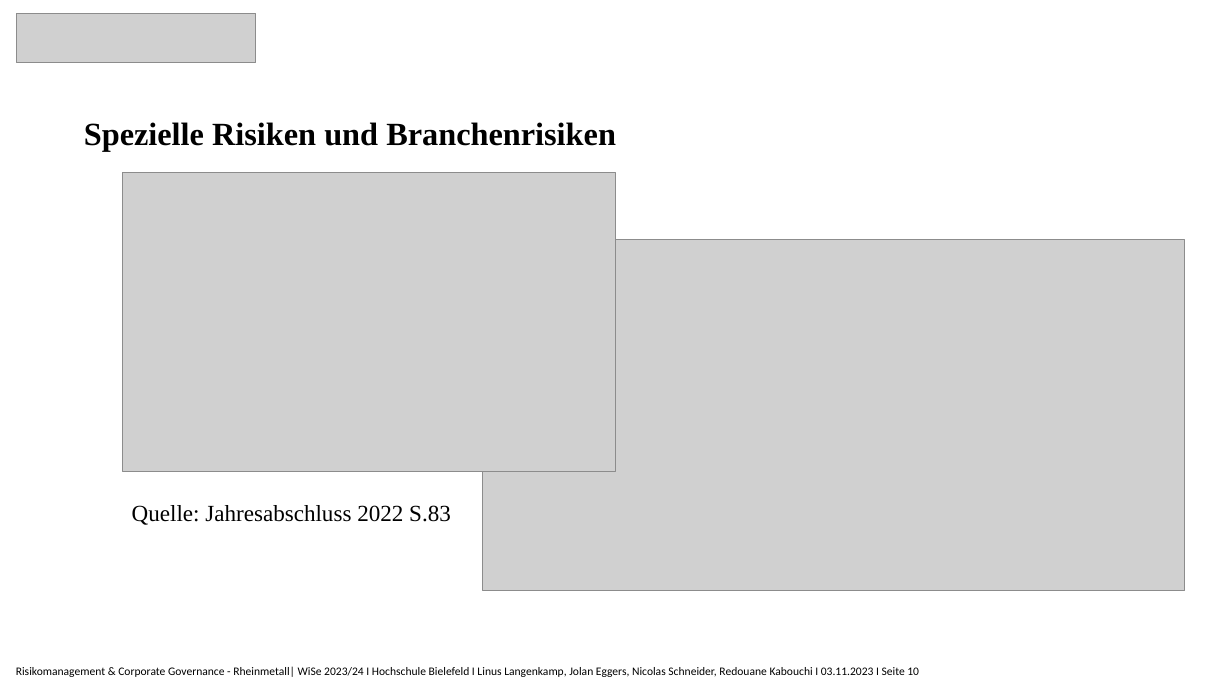
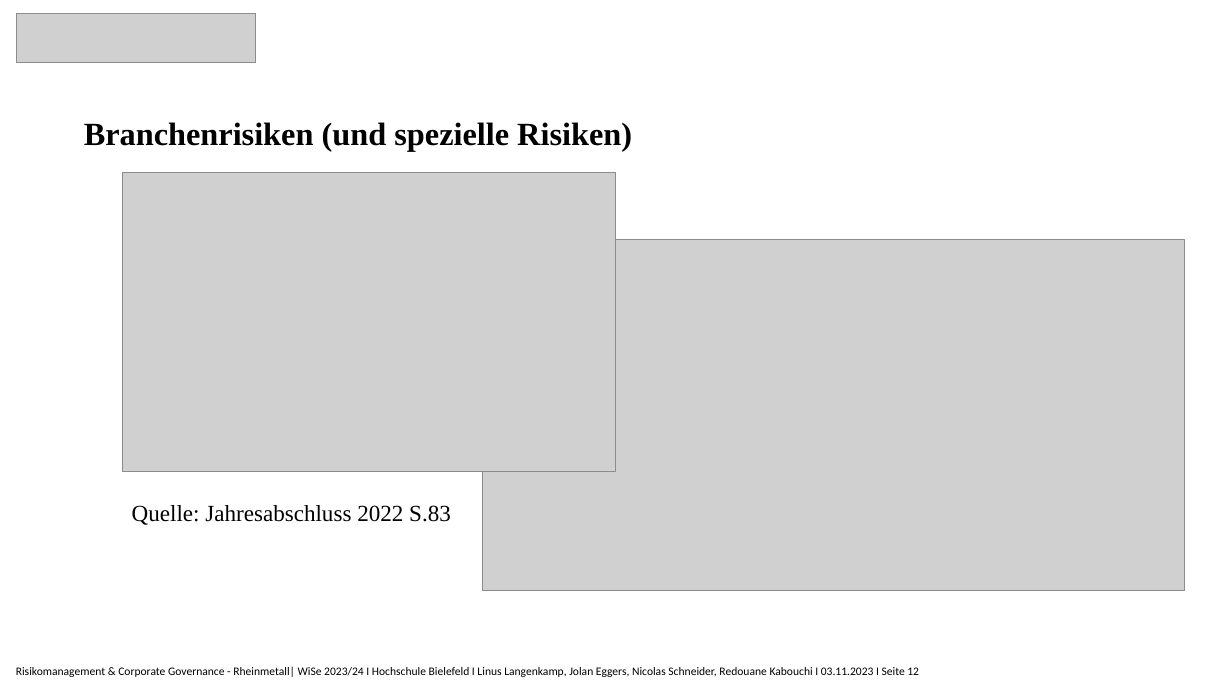
Before and after one commit to Nicolas2912/Risikomanagment_Rheinmetall, a slide deck: slide 12 of Rheinmetall_Präsentation.pptx (slide 10 before the commit). Drawn at 1232x693 pixels with LibreOffice and Linux fonts; fonts in the diff are those of the drawing; grey boxes stand for pictures. Boxes give left, top, right and bottom in pixels: in the first picture for what was removed or moved away, otherwise in the second. Text is boxed around its words. In the diff, an @@ line names an element or a change of style, - is before the commit and + after.

```diff
--- a/Rheinmetall_Präsentation.pptx
+++ b/Rheinmetall_Präsentation.pptx
@@ title at <box>84,122,632,152</box>: text changed @@
-Spezielle Risiken und Branchenrisiken
+Branchenrisiken (und spezielle Risiken)
@@ text at <box>16,666,919,677</box>: text changed @@
-Risikomanagement & Corporate Governance - Rheinmetall| WiSe 2023/24 I Hochschule Bielefeld I Linus Langenkamp, Jolan Eggers, Nicolas Schneider, Redouane Kabouchi I 03.11.2023 I Seite 10
+Risikomanagement & Corporate Governance - Rheinmetall| WiSe 2023/24 I Hochschule Bielefeld I Linus Langenkamp, Jolan Eggers, Nicolas Schneider, Redouane Kabouchi I 03.11.2023 I Seite 12
```
Also in this commit, not shown: 8 other slides changed, 1 slide added.
